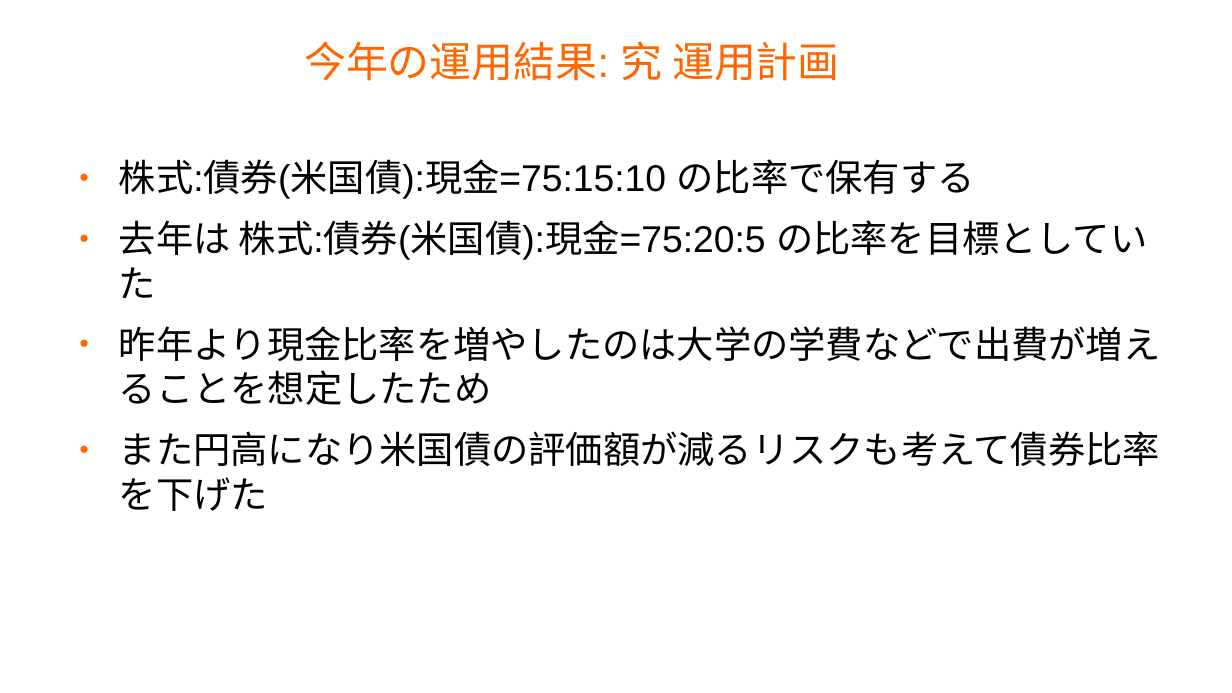
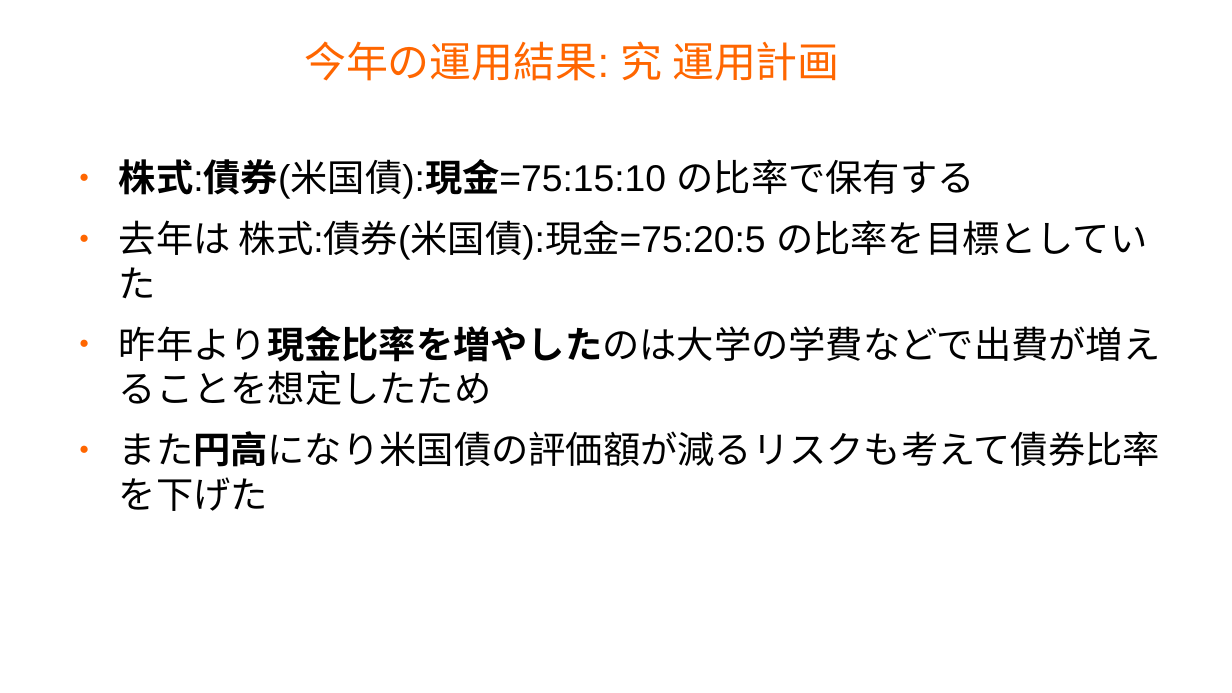
Before and after one commit to master-q/masterq-docs, a slide deck: slide 31 of presentations/20231126-invest_report/20231126-invest_report.odp. Drawn at 1232x693 pixels with LibreOffice and Linux fonts; fonts in the diff are those of the drawing; background and template pictures are left out. Boxes give left, top, right and bottom in pixels: in the first picture for what was removed or moved away, otherwise in the second. Text is boxed around its words. In the diff, an @@ line names an element or a change of style, - is before the commit and + after.

```diff
--- a/presentations/20231126-invest_report/20231126-invest_report.odp
+++ b/presentations/20231126-invest_report/20231126-invest_report.odp
@@ text at box(119, 159, 1161, 511): bold on in "株式:債券(米国債):現金=75:15:10", "昨年より現金比率を増やしたのは大学の学費などで出費が増えることを想定したため", "また円高になり米国債の評価額が減るリスクも考えて債券比率を下げた" @@
```
Also in this commit, not shown: 6 other slides changed, 2 slides added.
